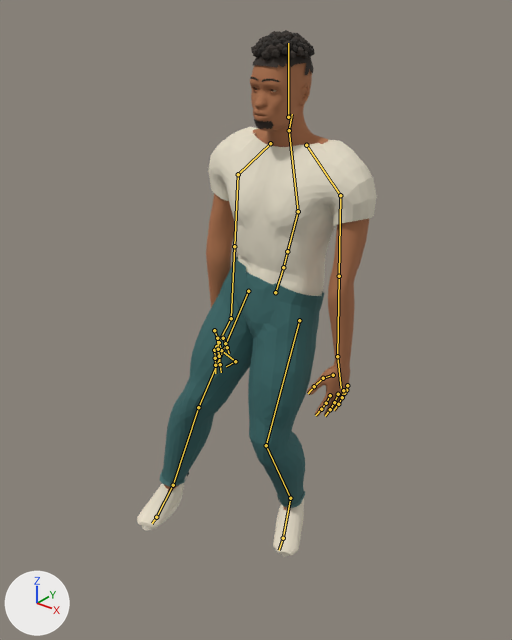
The Blender file assets-src/reference-character/reference_character.blend: old version first, new version second.
Both versions are drawn from a camera (50 mm lens) standing at (1.291, -1.733, 1.985) and looking at (-0.002, -0.117, 0.983). Lighting does not change. The marker at lower left points along +X, +Y and +Z. The older version comes first. Both versions are drawn at frame 18 of the action 'TurnLeft'; the numbers are the values there. The bones that bend it are drawn over the model as lines.

Names of what the first picture shows: 'Reference_Character'.
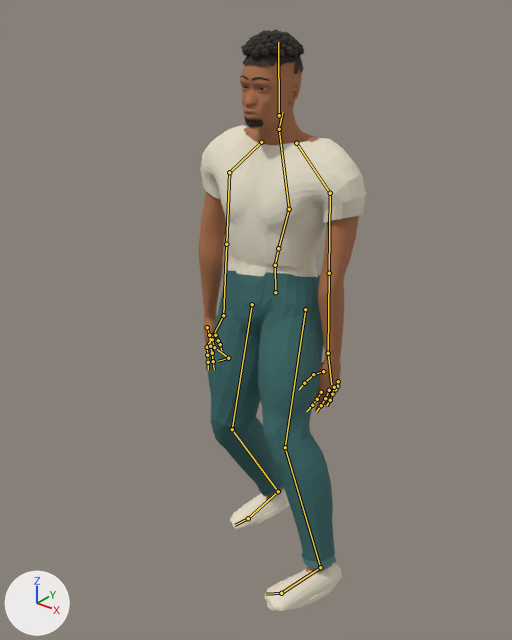
The change in detail:
Bone 'mixamorig:Hips' (bone_mixamorig_hips) turns from (-19, -3, -10) to (-19, 3, 11) degrees about its own x, y and z.
Bone 'mixamorig:LeftUpLeg' (bone_mixamorig_leftupleg) turns from (-5, -6, 4) to (3, 19, -5) degrees about its own x, y and z.
Bone 'mixamorig:LeftLeg' (bone_mixamorig_leftleg) turns from (-41, -1, -8) to (-21, 0, -6) degrees about its own x, y and z.
Bone 'mixamorig:LeftFoot' (bone_mixamorig_leftfoot) turns from (4, -13, 21) to (11, -13, -2) degrees about its own x, y and z.
Bone 'mixamorig:RightUpLeg' (bone_mixamorig_rightupleg) turns from (3, -19, 5) to (-5, 6, -4) degrees about its own x, y and z.
Bone 'mixamorig:RightLeg' (bone_mixamorig_rightleg) turns from (-21, 0, 6) to (-41, 1, 8) degrees about its own x, y and z.
Bone 'mixamorig:RightFoot' (bone_mixamorig_rightfoot) turns from (10, 13, -2) to (-4, 11, -23) degrees about its own x, y and z.
Bone 'mixamorig:Spine' (bone_mixamorig_spine) turns from (19, -6, 9) to (19, 6, -10) degrees about its own x, y and z.
Bone 'mixamorig:LeftHandRing3' (bone_mixamorig_lefthandring3) turns from (9, 0, 1) to (-3, 7, -4) degrees about its own x, y and z.
Bone 'mixamorig:RightHandRing3' (bone_mixamorig_righthandring3) turns from (-4, 0, -8) to (-3, 6, 5) degrees about its own x, y and z.

Where the change shows, as pixel boxes [x1, y1, x2, y2] in the pictures (512 x 640 px):
'Reference_Character', posed (30% narrower, 10% taller): before [137, 30, 377, 557]; after [198, 29, 366, 611]
bone 'mixamorig:Hips', root to tip: before (275, 292) to (283, 267); after (275, 292) to (275, 265)
bone 'mixamorig:LeftUpLeg', root to tip: before (299, 320) to (266, 445); after (305, 309) to (285, 447)
bone 'mixamorig:LeftLeg', root to tip: before (266, 445) to (290, 498); after (285, 447) to (320, 567)
bone 'mixamorig:LeftFoot', root to tip: before (290, 498) to (283, 538); after (320, 567) to (281, 593)
bone 'mixamorig:RightUpLeg', root to tip: before (248, 291) to (198, 407); after (252, 304) to (232, 429)
bone 'mixamorig:RightLeg', root to tip: before (198, 407) to (173, 485); after (232, 429) to (278, 491)
bone 'mixamorig:RightFoot', root to tip: before (173, 485) to (156, 517); after (278, 491) to (248, 518)
bone 'mixamorig:Spine', root to tip: before (283, 267) to (287, 251); after (275, 265) to (278, 248)
bone 'mixamorig:LeftHandRing3', root to tip: before (338, 404) to (334, 410); after (330, 400) to (326, 405)
bone 'mixamorig:RightHandRing3', root to tip: before (235, 361) to (226, 366); after (228, 358) to (218, 361)
